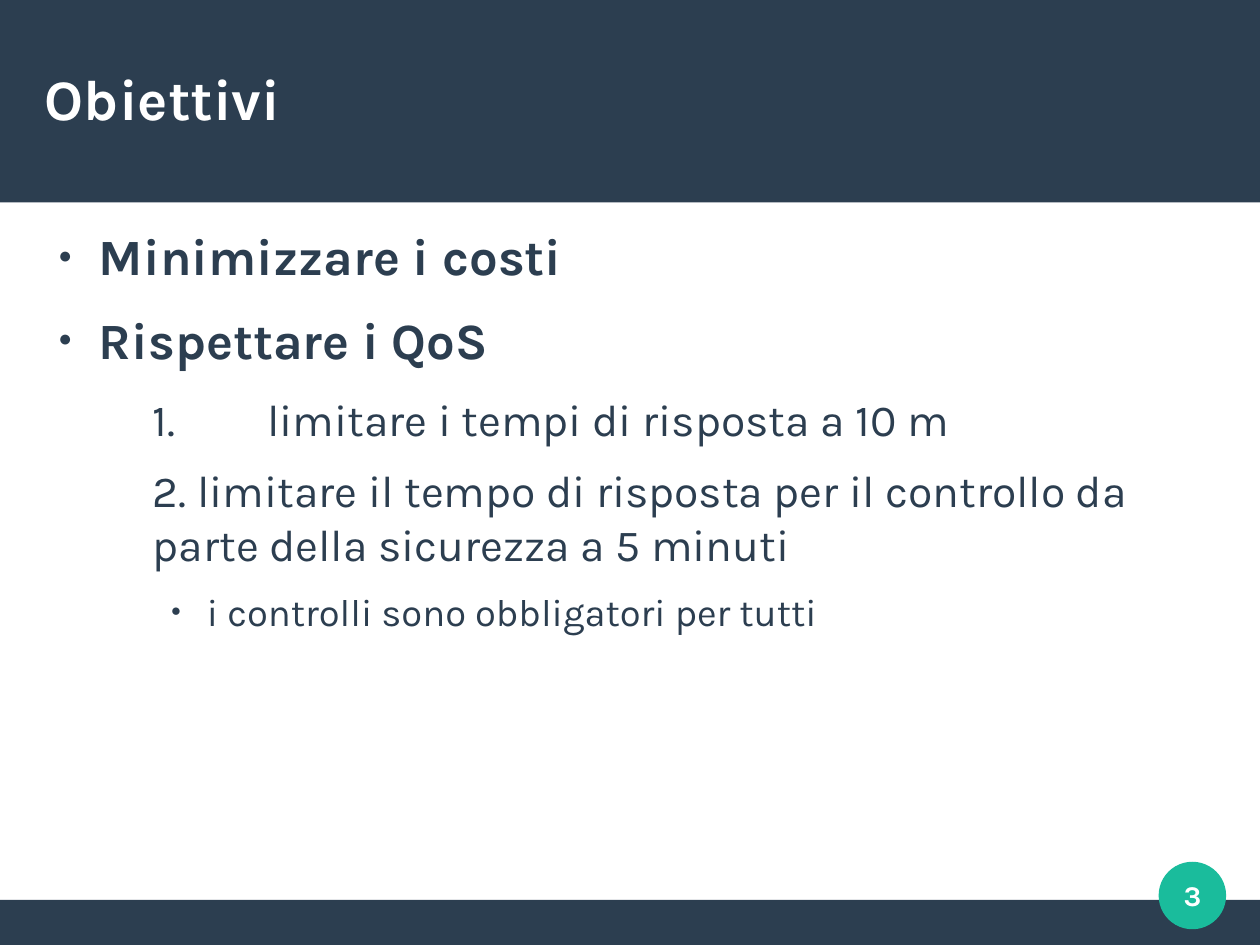
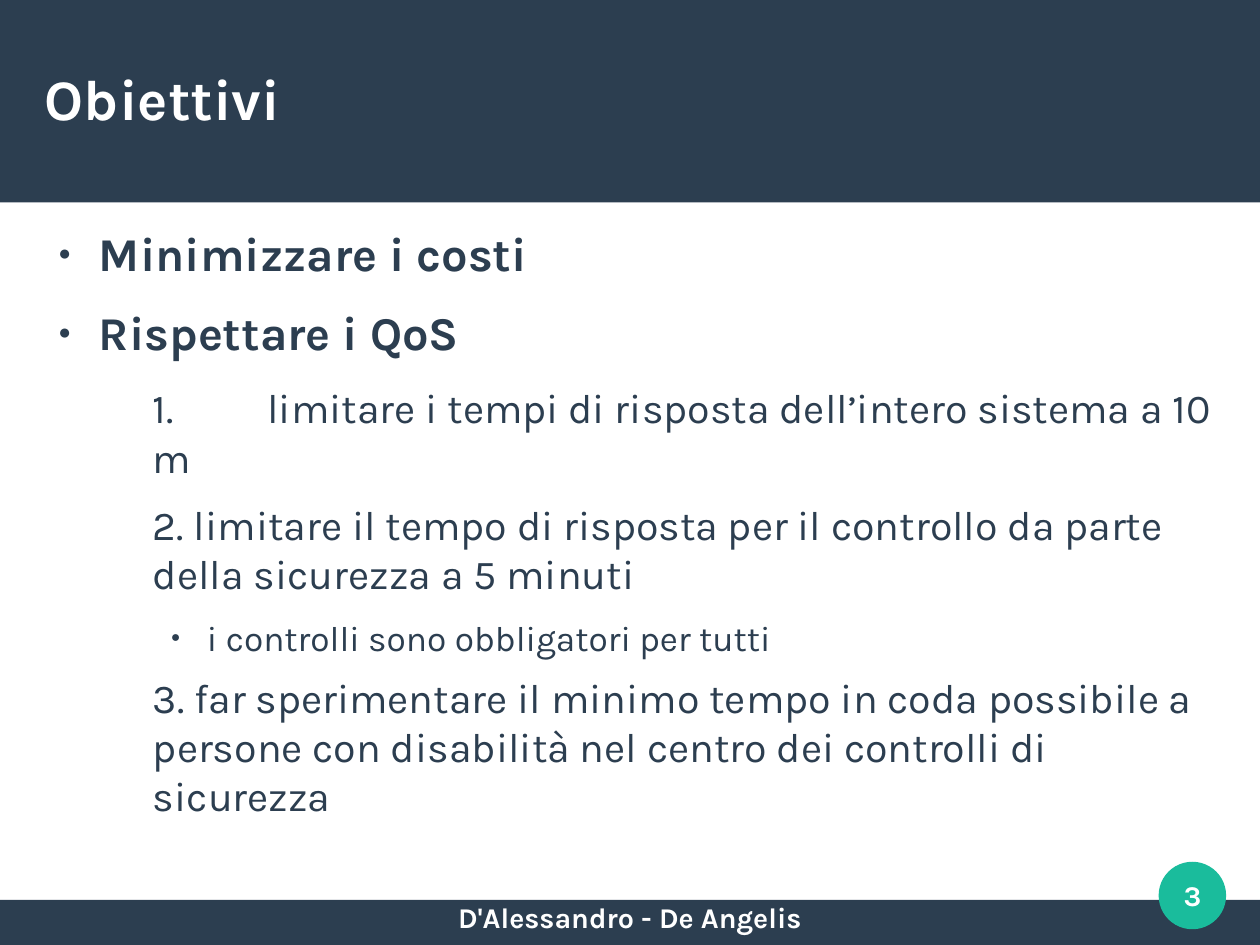
Before and after one commit to EnricoDAlessandro97UNI/DisneyWorld, a slide deck: slide 3 of presentazione.odp. Drawn at 1260x945 pixels with LibreOffice and Linux fonts; fonts in the diff are those of the drawing. Boxes give left, top, right and bottom in pixels: in the first picture for what was removed or moved away, otherwise in the second. Text is boxed around its words. In the diff, an @@ line names an element or a change of style, - is before the commit and + after.

```diff
--- a/presentazione.odp
+++ b/presentazione.odp
@@ text at [99, 237, 1162, 660]: size 32 to 29.6 pt in "Minimizzare i costi", "Rispettare i QoS"; size 28 to 25.9 pt in "2. limitare il tempo di risposta per ..."; size 24 to 22.2 pt in "i controlli sono obbligatori per tutti" @@
@@ text at [153, 394, 1211, 433]: text changed; size 28 to 25.9 pt @@
-  1. limitare i tempi di risposta a 10 m
+  1. limitare i tempi di risposta dell’intero sistema a 10 m
@@ text at [153, 684, 1192, 812]: paragraph added @@
+  3. far sperimentare il minimo tempo in coda possibile a persone con disabilità nel centro dei controlli di sicurezza
@@ text added at [458, 907, 802, 935], 18 pt, text #FFFFFF, bold @@
+D'Alessandro - De Angelis
```
Also in this commit, not shown: 14 other slides changed, 19 slides added, 32 other files.
